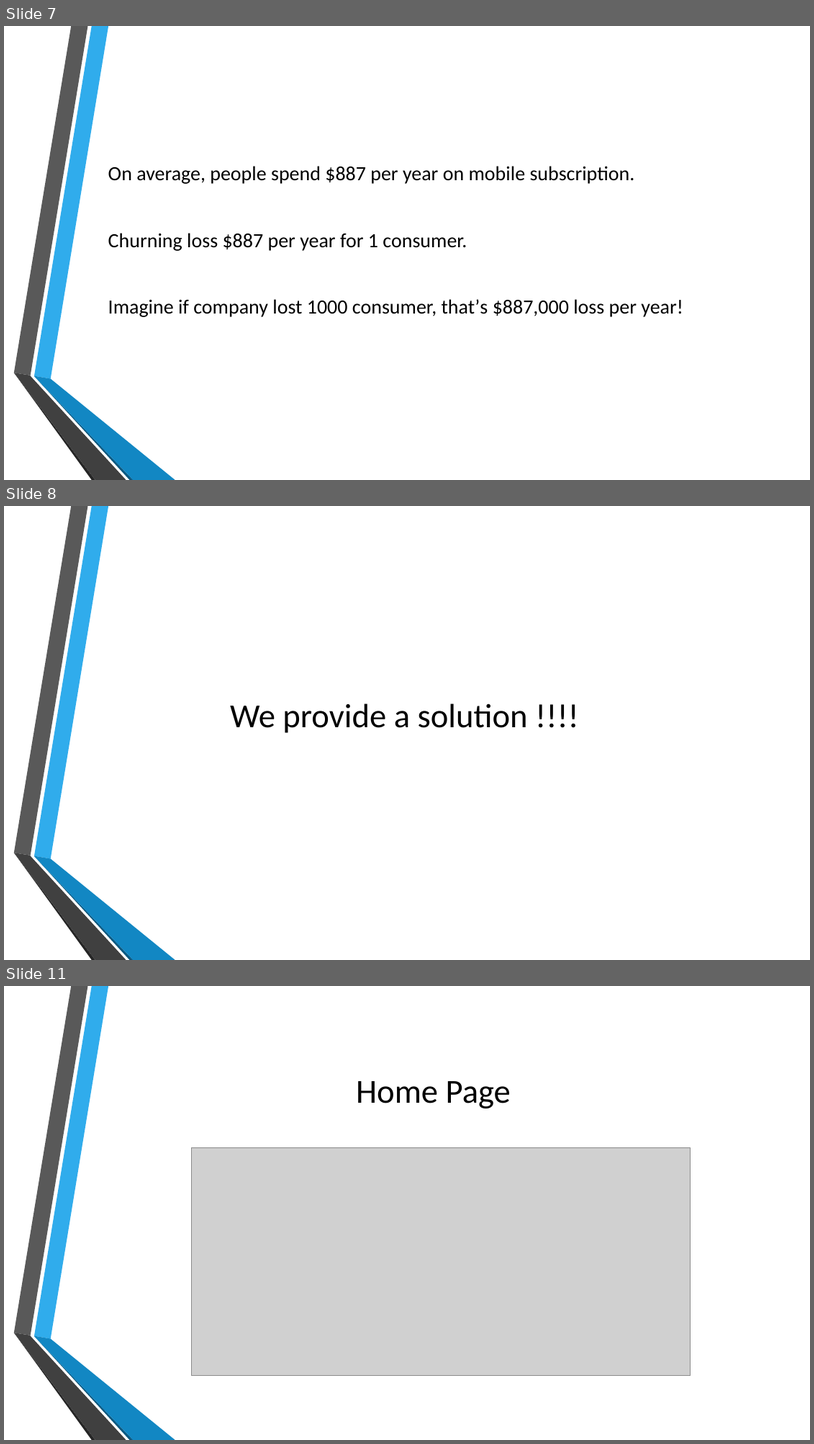
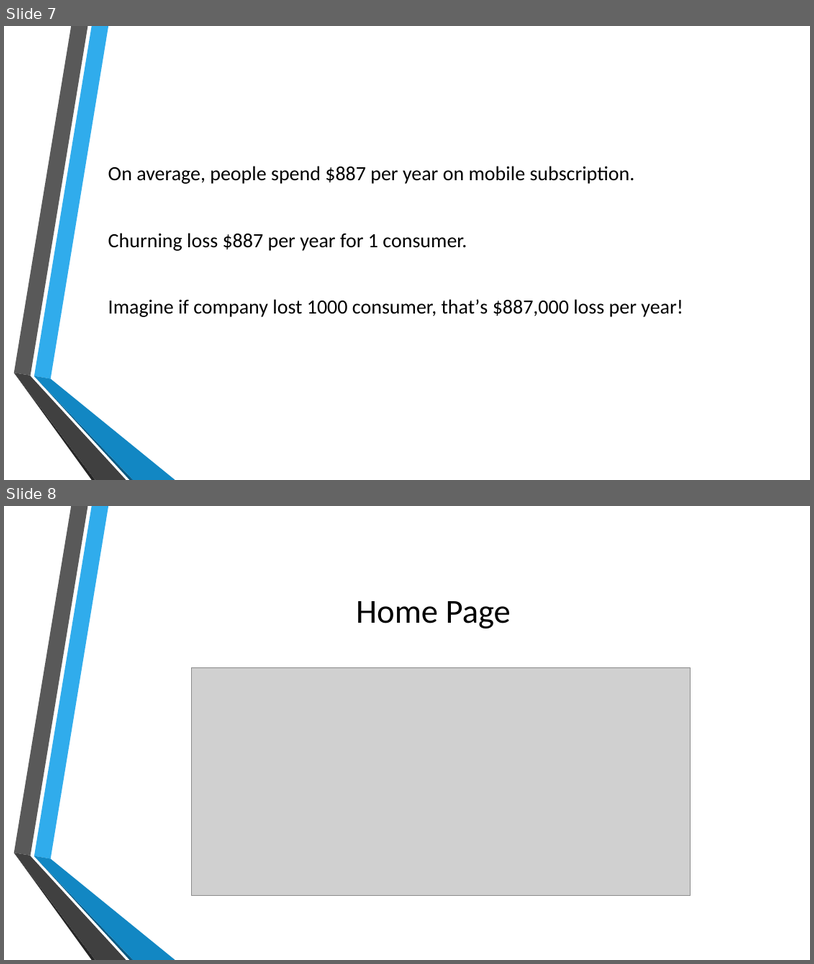
Before and after one commit to christianelbert/final-project-churn, a slide deck: final_project.pptx. Shown one above the other, each under a label of ours: slides 7, 8 and 11 before the commit, slides 7 and 8 after it; the slides between them are not shown. The pictures are 814x1444 and 814x964 pixels, drawn with LibreOffice and Linux fonts; fonts in the diff are those of the drawing; grey boxes stand for pictures; background and template pictures are left out. Boxes give left, top, right and bottom in pixels: in the first picture for what was removed or moved away, otherwise in the second. Text is boxed around its words. In the diff, an @@ line names an element or a change of style, - is before the commit and + after.

```diff
--- a/final_project.pptx
+++ b/final_project.pptx
@@ slide 8 removed at [4,506,810,960], background picture (left out); not listed: 6 template elements that a slide beside it also shows @@
@@ title removed at [230,703,528,733] @@
-We provide a solution !!!!
@@ what was slide 11 is now slide 8 @@
```
Also in this commit, not shown: 1 slide changed, 2 other slides removed, 3 other files.
